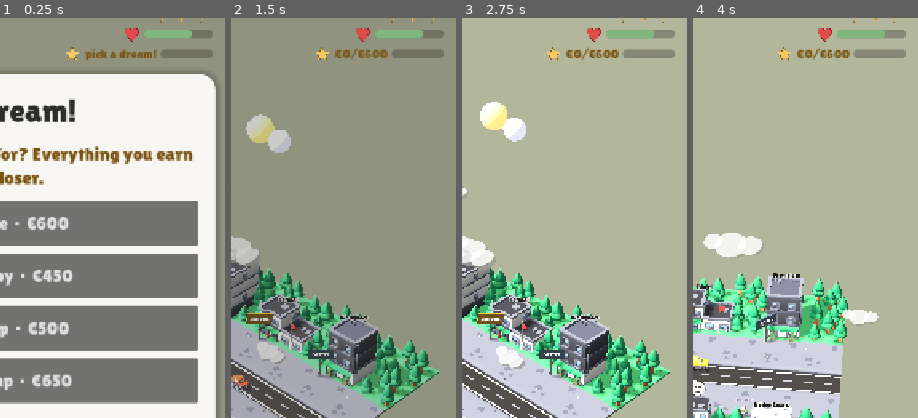
Above: before the commit, frames 1-4 (left to right).
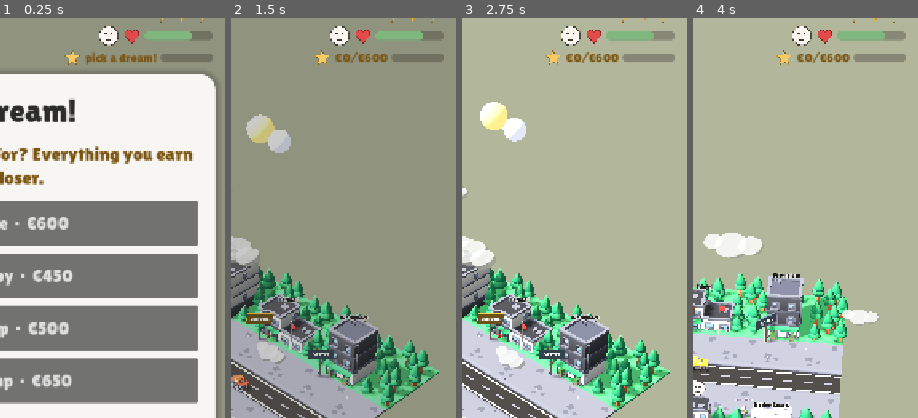
Above: after the commit, the same moments.

Repository: ayeshaverdan/townling
Game: Godot game, scene res://scenes/diorama.tscn
Same seed, same stepped clock (60 frames per second), same inputs: the game is played once before the commit and once after it.
Inputs (mouse positions are % of the whole screen's width and height, from its top left):
- Up to frame 1 (0.25 s): no input
- Up to frame 2 (1.5 s): click "Treehouse · €600" at 0.5 s; click "Let's go!" at 1.25 s
- Up to frame 3 (2.75 s): move the mouse to (72, 45) at 2.02 s; click (72, 45) at 2.17 s
- Up to frame 4 (4 s): drag from (30, 55) to (45, 70) at 2.77 s; move the mouse to (60, 28) at 3.52 s; click (60, 28) at 3.67 s
The pictures show only the part of the screen within x 50-100%, y 9-59%; the shares and areas given below are measured in that part.

The runs differ from the first frame. In frame 1, 1.7% of the frame differs, in the area x 28-95%, y 2-12%; in frame 2, 1.6%; in frame 3, 1.9%, in the area x 36-95%, y 2-12%; in frame 4, 1.9%.

Commit message:
Your state stays visible while cards are open + card-size boot fix
Playtest: "when a card is open the character is hidden — no idea what the
effect on me is." Now the state follows you into every card:

- HUD gains the mood face (beside the heart), always on top, with a pop
  animation whenever the tier changes — visible over any open card.
- Every card gets a live status footer: mood face + "You feel amazing/
  good/tired/exhausted" + a colour-banded heart bar, updating as you act.
- Aunt Vera closes every evening with a one-liner fitting the day (rent
  tomorrow / no dinner / good day / spendy day), portrait included — her
  daily presence at the ritual moment.

En route, found and fixed a real boot bug: the card sized itself from
get_visible_rect() before the stretch system settled (transient ~6600px
viewport), leaving the card massively over-tall with bottom content
unreachable. The card now re-syncs on the viewport's size_changed signal
plus one deferred pass after boot.

Co-Authored-By: Claude Opus 4.8 <noreply@anthropic.com>

Diff:
--- a/game/scripts/diorama.gd
+++ b/game/scripts/diorama.gd
@@ -76,6 +76,11 @@
 var _hud_dream_label: Label
 var _hud_dream_bar: ProgressBar
 var _hud_chapter: Label
+var _hud_mood: TextureRect
+var _card_mood: TextureRect
+var _card_mood_label: Label
+var _card_heart: ProgressBar
+var _hud_mood_key := ""
 var _lights_built := false
 var _bike_built := false
 
@@ -1145,6 +1150,19 @@
 ## Aunt Vera asks a question before clearly self-harmful choices — question-
 ## form, never blocking, never a lecture (design doc §5 mentor voice; fun-test
 ## amendment: she may ASK before, the lesson still comes after).
+## Aunt Vera's one-liner for the evening ritual — her daily presence.
+func _vera_evening_line() -> String:
+	if GameState.day % 7 == 6:
+		return "“Rent is due tomorrow, sweetheart — €%d ready?”  — Aunt Vera" % GameState.rent_amount()
+	if GameState.groceries_today == "":
+		return "“An empty tummy makes for a hard morning…”  — Aunt Vera"
+	if GameState.earned_today > GameState.spent_today:
+		return "“Lovely day's work. Sleep proud.”  — Aunt Vera"
+	if GameState.spent_today > GameState.earned_today:
+		return "“A spendy day, hm? Tomorrow is a fresh one.”  — Aunt Vera"
+	return "“Sleep well, little Townling.”  — Aunt Vera"
+
+
 func _vera_confirm(message: String, on_confirm: Callable) -> void:
 	_vera_back = _current_screen
 	_vera_next = on_confirm
@@ -1672,6 +1690,7 @@
 			wear, sleep_gain, GameState.groceries_today, wear + sleep_gain]
 	if GameState.dream_id != "" and not GameState.dream_complete():
 		lines += "\nDream fund:  €%d / €%d" % [GameState.dream_saved, GameState.dream_cost()]
+	lines += "\n\n" + _vera_evening_line()
 	_screen_body.text = lines
 	_build_actions()
 	_show_card()
@@ -1895,7 +1914,7 @@
 			_screen_body.text += "\n\n(coming soon)"
 	# Aunt Vera's portrait appears on every card she speaks through.
 	if _portrait != null:
-		_portrait.visible = _current_screen in ["Vera", "RestDay", "Chapter", "ChapterResult"] \
+		_portrait.visible = _current_screen in ["Vera", "RestDay", "Chapter", "ChapterResult", "Evening"] \
 			or (_current_screen == "Dream" and GameState.dream_complete())
 	# Must-answer screens have no escape hatch (dream pick, live event).
 	if _close_btn != null:
@@ -2113,7 +2132,30 @@
 	spacer.size_flags_vertical = Control.SIZE_EXPAND_FILL
 	col.add_child(spacer)
 
+	# Status footer: the kid sees the effect on THEMSELVES while the card
+	# hides the town (mood face + feeling + heart bar, live).
+	var status := HBoxContainer.new()
+	status.add_theme_constant_override("separation", 10)
+	col.add_child(status)
+	_card_mood = TextureRect.new()
+	_card_mood.texture = load("res://assets/ui/mood_fine.png")
+	_card_mood.custom_minimum_size = Vector2(44, 44)
+	_card_mood.expand_mode = TextureRect.EXPAND_IGNORE_SIZE
+	_card_mood.stretch_mode = TextureRect.STRETCH_KEEP_ASPECT_CENTERED
+	status.add_child(_card_mood)
+	_card_mood_label = Label.new()
+	_card_mood_label.add_theme_color_override("font_color", Color("7a5410"))
+	_card_mood_label.add_theme_font_size_override("font_size", 24)
+	_card_mood_label.size_flags_horizontal = Control.SIZE_EXPAND_FILL
+	status.add_child(_card_mood_label)
+	_card_heart = _hud_bar(Color("e24b4a"), Vector2(110, 14))
+	status.add_child(_card_heart)
+
 	_size_card()
+	# The visible rect is not final at boot (stretch settles a frame later):
+	# track it via the signal and re-sync once deferred.
+	get_viewport().size_changed.connect(_on_viewport_resized)
+	_on_viewport_resized.call_deferred()
 
 	# --- HUD: day, wallet, energy slots (top-right; the wallet is the single
 	# always-visible number, design doc §13) ---------------------------------
@@ -2160,6 +2202,8 @@
 	heart_row.alignment = BoxContainer.ALIGNMENT_END
 	heart_row.add_theme_constant_override("separation", 6)
 	hud.add_child(heart_row)
+	_hud_mood = _hud_icon("res://assets/ui/mood_fine.png", 34)
+	heart_row.add_child(_hud_mood)
 	_hud_heart_icon = _hud_icon("res://assets/ui/heart.png", 28)
 	heart_row.add_child(_hud_heart_icon)
 	_hud_heart = _hud_bar(Color("e24b4a"), Vector2(110, 14))
@@ -2262,6 +2306,38 @@
 		_hud_chapter.text = ""
 	else:
 		_hud_chapter.text = ""
+	var tier := str(GameState.pay_tier().get("label", "fine"))
+	var mood_tex := "mood_fine"
+	var feeling := "You feel good."
+	match tier:
+		"thriving":
+			mood_tex = "mood_happy"
+			feeling = "You feel amazing!"
+		"tired":
+			mood_tex = "mood_tired"
+			feeling = "You're getting tired…"
+		"exhausted":
+			mood_tex = "mood_exhausted"
+			feeling = "You're exhausted!"
+	if _hud_mood != null:
+		_hud_mood.texture = load("res://assets/ui/%s.png" % mood_tex)
+		if tier != _hud_mood_key and _hud_mood_key != "":
+			_hud_mood.pivot_offset = _hud_mood.size * 0.5
+			var mt := _hud_mood.create_tween()
+			mt.tween_property(_hud_mood, "scale", Vector2(1.5, 1.5), 0.12) \
+				.set_trans(Tween.TRANS_QUAD).set_ease(Tween.EASE_OUT)
+			mt.tween_property(_hud_mood, "scale", Vector2.ONE, 0.2) \
+				.set_trans(Tween.TRANS_BACK).set_ease(Tween.EASE_OUT)
+		_hud_mood_key = tier
+	if _card_mood != null:
+		_card_mood.texture = load("res://assets/ui/%s.png" % mood_tex)
+		_card_mood_label.text = feeling
+		_card_heart.value = float(GameState.wellbeing)
+		var foot_fill := StyleBoxFlat.new()
+		foot_fill.set_corner_radius_all(8)
+		foot_fill.bg_color = Color("7fb77f") if GameState.wellbeing >= 60 \
+			else (Color("e7b24c") if GameState.wellbeing >= 30 else Color("e24b4a"))
+		_card_heart.add_theme_stylebox_override("fill", foot_fill)
 	_update_dream_spot()
 	_update_home_badge()
 	_update_string_lights()
@@ -2269,6 +2345,12 @@
 
 
 const CARD_TOP := 196.0
+
+func _on_viewport_resized() -> void:
+	_size_card()
+	if _screen_open:
+		_card.position = Vector2(16.0, CARD_TOP)
+
 
 func _size_card() -> void:
 	var vp := get_viewport().get_visible_rect().size
